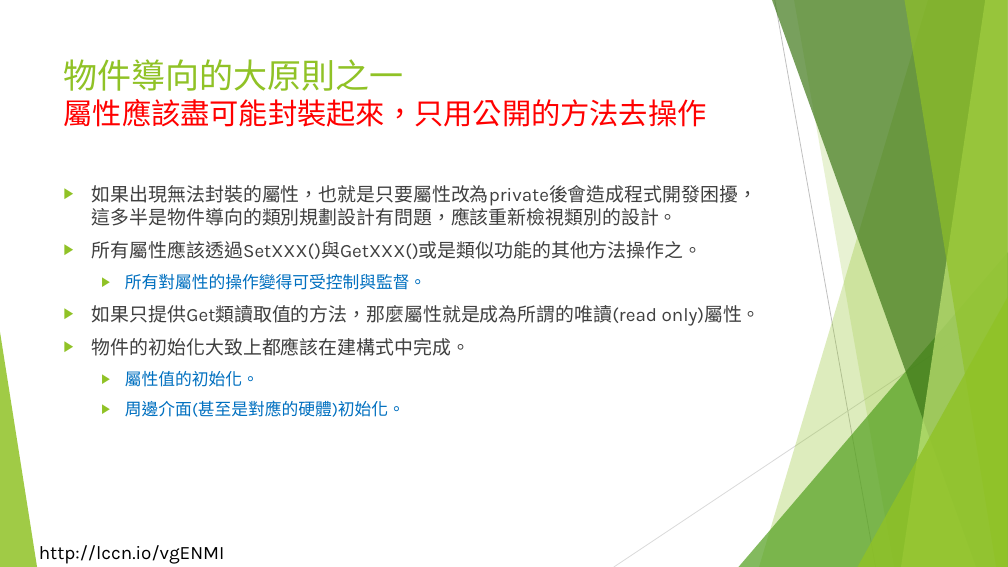
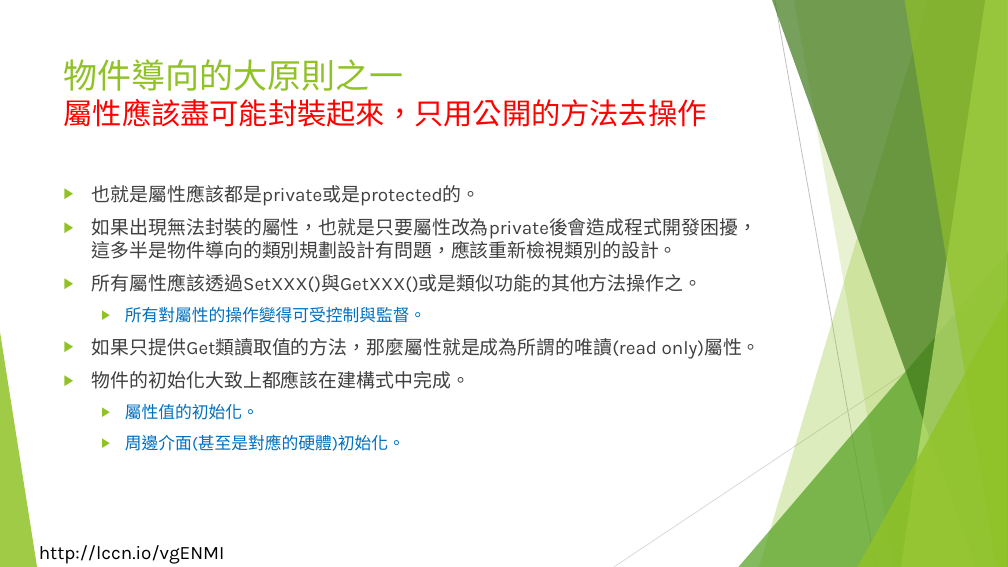
Before and after one commit to liulawsi/My_PPTs, a slide deck: slide 25 of LCC/Java/10_物件導向程式設計.pptx. Drawn at 1008x567 pixels with LibreOffice and Linux fonts; fonts in the diff are those of the drawing; background and template pictures are left out. Boxes give left, top, right and bottom in pixels: in the first picture for what was removed or moved away, otherwise in the second. Text is boxed around its words. In the diff, an @@ line names an element or a change of style, - is before the commit and + after.

```diff
--- a/LCC/Java/10_物件導向程式設計.pptx
+++ b/LCC/Java/10_物件導向程式設計.pptx
@@ text at (x1=92, y1=185, x2=481, y2=206): paragraph added @@
+▶ 也就是屬性應該都是private或是protected的。
```
Also in this commit, not shown: 10 other slides changed, 1 slide added.
